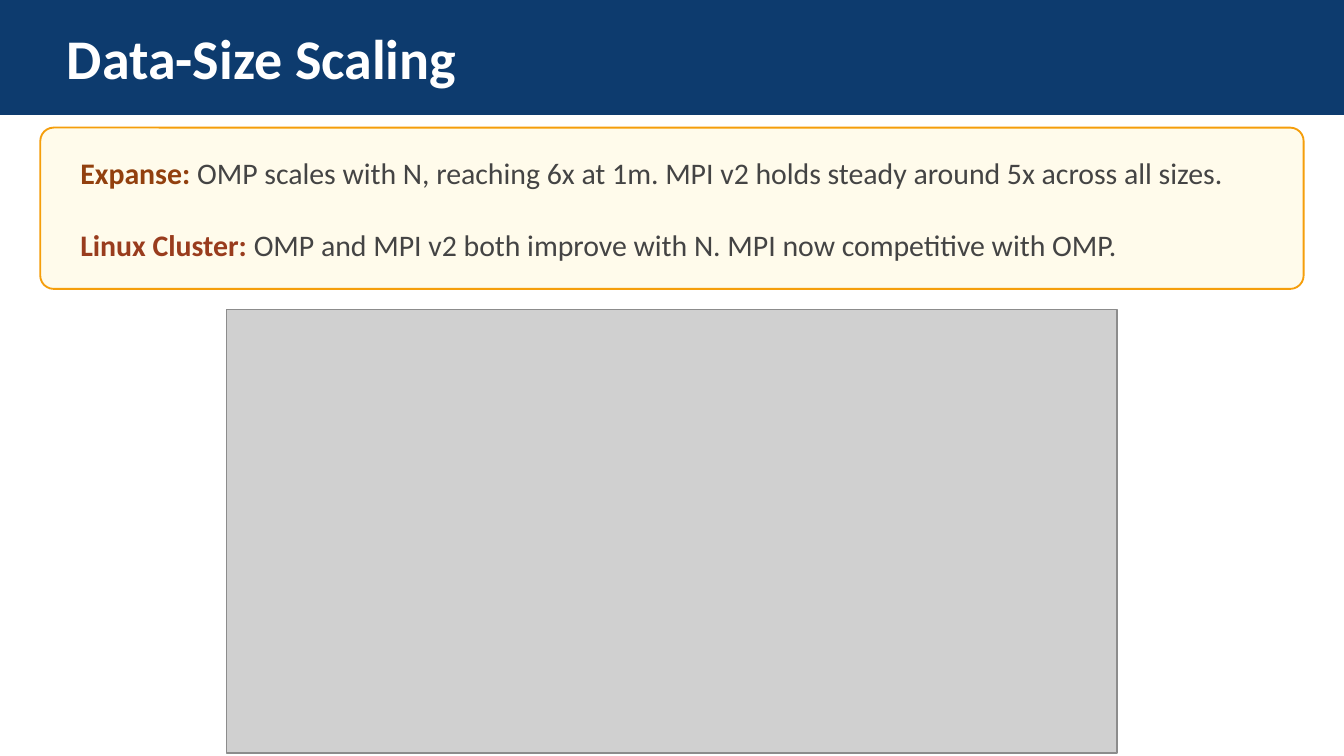
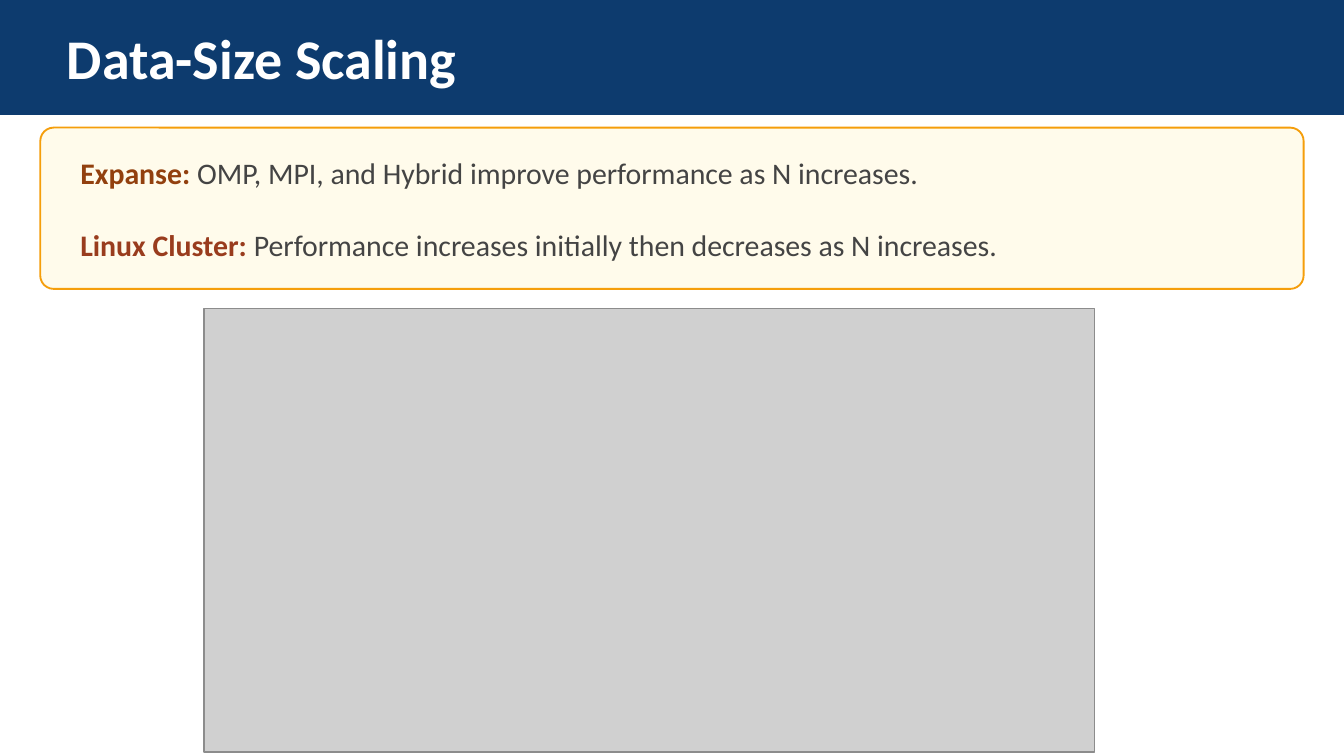
Before and after one commit to jhffmn82/IT388_parallel_processing_bayesian_classifier, a slide deck: slide 20 of IT388_ParallelNaiveBayes_Final.pptx. Drawn at 1344x756 pixels with LibreOffice and Linux fonts; fonts in the diff are those of the drawing; grey boxes stand for pictures. Boxes give left, top, right and bottom in pixels: in the first picture for what was removed or moved away, otherwise in the second. Text is boxed around its words. In the diff, an @@ line names an element or a change of style, - is before the commit and + after.

```diff
--- a/IT388_ParallelNaiveBayes_Final.pptx
+++ b/IT388_ParallelNaiveBayes_Final.pptx
@@ text at [80, 163, 997, 261]: text changed @@
-Expanse: OMP scales with N, reaching 6x at 1m. MPI v2 holds steady around 5x across all sizes.
-Linux Cluster: OMP and MPI v2 both improve with N. MPI now competitive with OMP.
+Expanse: OMP, MPI, and Hybrid improve performance as N increases.
+Linux Cluster: Performance increases initially then decreases as N increases.
@@ picture: place and size @@
-picture at [227, 309, 1117, 753]
+picture at [204, 309, 1095, 753]
```
Also in this commit, not shown: 12 other slides changed, 51 other files.
